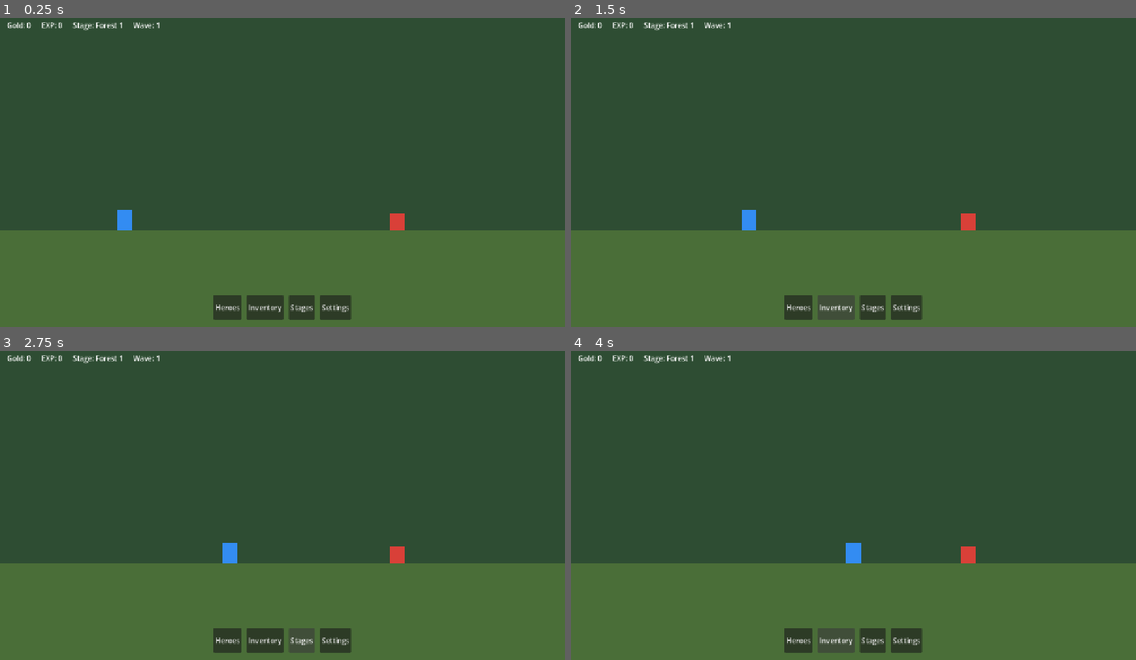
Above: before the commit, frames 1-4 (two rows, left to right).
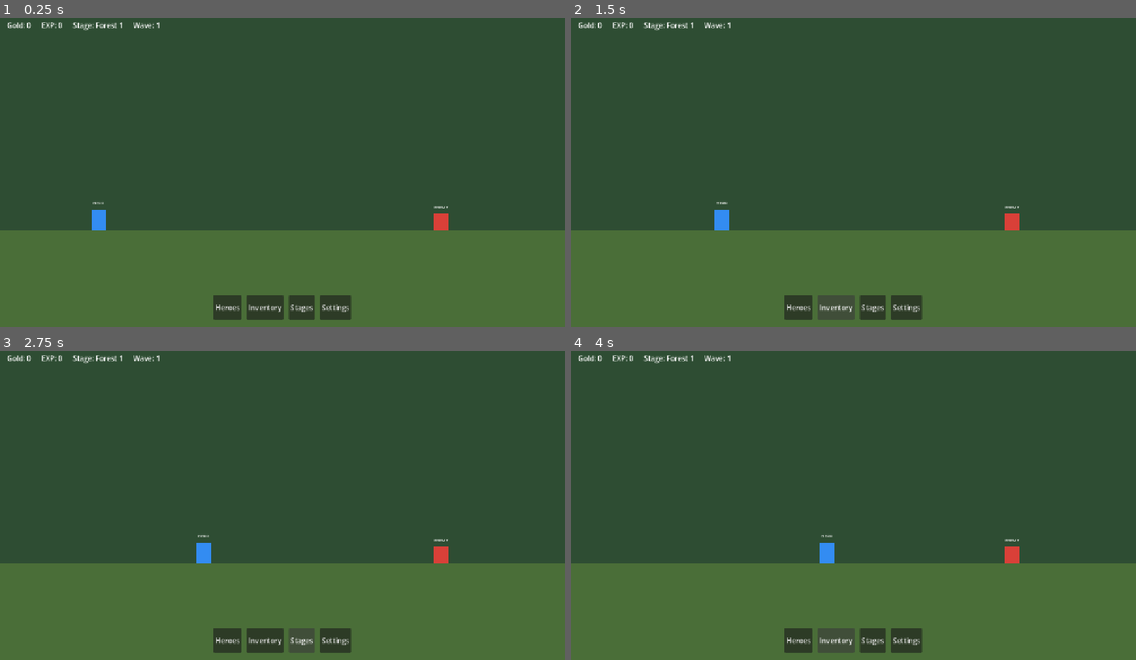
Above: after the commit, the same moments.

Repository: lndavid1/game
Game: Godot game, scene res://scenes/main/Main.tscn
Two runs of this game, one before a commit and one after it. Both use one fixed random seed, a clock stepped at 60 frames per second and the inputs below.
Inputs:
- Up to frame 1 (0.25 s): no input
- Up to frame 2 (1.5 s): click "Heroes" at 0.5 s; click "Inventory" at 1.25 s
- Up to frame 3 (2.75 s): click "Stages" at 2 s
- Up to frame 4 (4 s): click "Heroes" at 2.75 s; click "Inventory" at 3.5 s

The runs differ from the first frame. In frame 1, 0.7% of the frame differs, in the area x 16-80%, y 59-69%; in frame 2, 0.7%; in frame 3, 0.7%; in frame 4, 0.7%, in the area x 44-80%, y 59-69%.

Commit message:
feat: implement CharacterBase, HeroCharacter AI, EnemyCharacter, test scenes, GameWorld auto battle prototype

Diff:
--- a/project.godot
+++ b/project.godot
@@ -1,13 +1,22 @@
 ; Engine configuration file.
-; This file is read by Godot 4.
+; It's best edited using the editor UI and not directly,
+; since the parameters that go here are not all obvious.
+;
+; Format:
+;   [section] ; section goes between []
+;   param=value ; assign values to parameters
 
 config_version=5
+
+[animation]
+
+compatibility/default_parent_skeleton_in_mesh_instance_3d=true
 
 [application]
 
 config/name="Idle RPG Auto Battle"
 run/main_scene="res://scenes/main/Main.tscn"
-config/features=PackedStringArray("4.2", "Forward Plus")
+config/features=PackedStringArray("4.6", "Forward Plus")
 
 [autoload]
 
--- /dev/null
+++ b/scenes/characters/Hero.tscn
@@ -0,0 +1,40 @@
+; Godot 4 scene file.
+; Hero test scene using HeroCharacter (scripts/characters/Hero.gd).
+; Stats are set as Inspector exports on the root node.
+; No enemy_id needed — HeroCharacter loads stats from Inspector values.
+
+[gd_scene load_steps=3 format=3 uid="uid://hero_character_test"]
+
+[ext_resource type="Script" path="res://scripts/characters/Hero.gd" id="1_hero_character_script"]
+
+[sub_resource type="RectangleShape2D" id="RectangleShape2D_hero_char"]
+size = Vector2(32, 44)
+
+[node name="Hero" type="CharacterBody2D"]
+script = ExtResource("1_hero_character_script")
+display_name = "Warrior"
+max_hp = 100
+atk = 15
+def = 3
+move_speed = 80.0
+attack_range = 45.0
+attack_cooldown = 1.0
+
+[node name="Body" type="ColorRect" parent="."]
+offset_left = -16.0
+offset_top = -44.0
+offset_right = 16.0
+offset_bottom = 0.0
+color = Color(0.2, 0.52, 0.95, 1)
+
+[node name="Label" type="Label" parent="."]
+offset_left = -24.0
+offset_top = -64.0
+offset_right = 24.0
+offset_bottom = -46.0
+text = "HERO"
+horizontal_alignment = 1
+theme_override_font_sizes/font_size = 9
+
+[node name="CollisionShape2D" type="CollisionShape2D" parent="."]
+shape = SubResource("RectangleShape2D_hero_char")
--- /dev/null
+++ b/scenes/enemies/Enemy.tscn
@@ -0,0 +1,40 @@
+; Godot 4 scene file.
+; Enemy test scene using EnemyCharacter (scripts/enemies/Enemy.gd).
+; enemy_id is left empty so stats come directly from Inspector exports,
+; not from DataManager — making this scene self-contained for testing.
+
+[gd_scene load_steps=3 format=3 uid="uid://enemy_character_test"]
+
+[ext_resource type="Script" path="res://scripts/enemies/Enemy.gd" id="1_enemy_character_script"]
+
+[sub_resource type="RectangleShape2D" id="RectangleShape2D_enemy_char"]
+size = Vector2(30, 36)
+
+[node name="Enemy" type="CharacterBody2D"]
+script = ExtResource("1_enemy_character_script")
+display_name = "Slime"
+max_hp = 50
+atk = 5
+def = 1
+move_speed = 40.0
+attack_range = 35.0
+attack_cooldown = 1.5
+
+[node name="Body" type="ColorRect" parent="."]
+offset_left = -15.0
+offset_top = -36.0
+offset_right = 15.0
+offset_bottom = 0.0
+color = Color(0.85, 0.25, 0.2, 1)
+
+[node name="Label" type="Label" parent="."]
+offset_left = -24.0
+offset_top = -56.0
+offset_right = 24.0
+offset_bottom = -38.0
+text = "ENEMY"
+horizontal_alignment = 1
+theme_override_font_sizes/font_size = 9
+
+[node name="CollisionShape2D" type="CollisionShape2D" parent="."]
+shape = SubResource("RectangleShape2D_enemy_char")
--- a/scenes/main/GameWorld.tscn
+++ b/scenes/main/GameWorld.tscn
@@ -1,7 +1,8 @@
-[gd_scene load_steps=5 format=3 uid="uid://game_world_starter"]
+[gd_scene load_steps=7 format=3 uid="uid://game_world_starter"]
 
-[ext_resource type="Script" path="res://scripts/characters/Hero.gd" id="1_hero_script"]
-[ext_resource type="Script" path="res://scripts/enemies/Enemy.gd" id="2_enemy_script"]
+[ext_resource type="Script" path="res://scripts/core/GameWorld.gd" id="1_game_world_script"]
+[ext_resource type="Script" path="res://scripts/characters/Hero.gd" id="2_hero_script"]
+[ext_resource type="Script" path="res://scripts/enemies/Enemy.gd" id="3_enemy_script"]
 
 [sub_resource type="RectangleShape2D" id="RectangleShape2D_hero"]
 size = Vector2(34, 46)
@@ -10,6 +11,7 @@
 size = Vector2(34, 38)
 
 [node name="GameWorld" type="Node2D"]
+script = ExtResource("1_game_world_script")
 
 [node name="Battlefield" type="Node2D" parent="."]
 
@@ -28,17 +30,16 @@
 [node name="SpawnPoints" type="Node2D" parent="."]
 
 [node name="HeroSpawn" type="Marker2D" parent="SpawnPoints"]
-position = Vector2(260, 500)
+position = Vector2(200, 500)
 
 [node name="EnemySpawn" type="Marker2D" parent="SpawnPoints"]
-position = Vector2(900, 500)
+position = Vector2(1000, 500)
 
 [node name="Heroes" type="Node2D" parent="."]
 
-[node name="PrototypeHero" type="CharacterBody2D" parent="Heroes" groups=["heroes"]]
-position = Vector2(260, 500)
-script = ExtResource("1_hero_script")
-character_id = "warrior"
+[node name="PrototypeHero" type="CharacterBody2D" parent="Heroes"]
+position = Vector2(200, 500)
+script = ExtResource("2_hero_script")
 display_name = "Warrior"
 max_hp = 120
 atk = 18
@@ -54,15 +55,23 @@
 offset_bottom = 0.0
 color = Color(0.2, 0.55, 0.95, 1)
 
+[node name="Label" type="Label" parent="Heroes/PrototypeHero"]
+offset_left = -28.0
+offset_top = -68.0
+offset_right = 28.0
+offset_bottom = -50.0
+text = "HERO"
+horizontal_alignment = 1
+theme_override_font_sizes/font_size = 9
+
 [node name="CollisionShape2D" type="CollisionShape2D" parent="Heroes/PrototypeHero"]
 shape = SubResource("RectangleShape2D_hero")
 
 [node name="Enemies" type="Node2D" parent="."]
 
-[node name="PrototypeEnemy" type="CharacterBody2D" parent="Enemies" groups=["enemies"]]
-position = Vector2(900, 500)
-script = ExtResource("2_enemy_script")
-character_id = "slime"
+[node name="PrototypeEnemy" type="CharacterBody2D" parent="Enemies"]
+position = Vector2(1000, 500)
+script = ExtResource("3_enemy_script")
 display_name = "Slime"
 max_hp = 55
 atk = 5
@@ -78,6 +87,15 @@
 offset_bottom = 0.0
 color = Color(0.85, 0.25, 0.22, 1)
 
+[node name="Label" type="Label" parent="Enemies/PrototypeEnemy"]
+offset_left = -28.0
+offset_top = -58.0
+offset_right = 28.0
+offset_bottom = -40.0
+text = "ENEMY"
+horizontal_alignment = 1
+theme_override_font_sizes/font_size = 9
+
 [node name="CollisionShape2D" type="CollisionShape2D" parent="Enemies/PrototypeEnemy"]
 shape = SubResource("RectangleShape2D_enemy")
 
--- a/scripts/characters/Hero.gd
+++ b/scripts/characters/Hero.gd
@@ -1,61 +1,151 @@
 extends CharacterBase
 class_name HeroCharacter
 
-## Hero-specific character skeleton.
-## Later this will load hero data, search for enemies, and run simple auto-battle AI.
+## Hero auto-battle AI.
+## Finds the nearest enemy, moves toward it, and attacks when in range.
+## Cooldown is managed by CharacterBase via can_attack + _attack_timer.
+## AI logic runs every physics frame via _physics_process -> update_ai.
+
+# ---------------------------------------------------------------------------
+# Built-in callbacks
+# ---------------------------------------------------------------------------
+
+func _ready() -> void:
+	# Register this hero so enemies and other systems can find it.
+	add_to_group("heroes")
+
+	# CharacterBase._ready() sets current_hp = max_hp.
+	# Call super() so that initialization still runs.
+	super()
+
+	print("[HeroCharacter] spawned: %s  HP:%d  ATK:%d  DEF:%d  SPD:%.0f" % [
+		display_name, max_hp, atk, def, move_speed
+	])
 
 
 func _physics_process(delta: float) -> void:
-	update_attack_cooldown(delta)
-	update_ai()
+	# Run the full AI loop every physics frame.
+	# delta is passed in so subclasses or future systems can use it.
+	update_ai(delta)
 
 
-func find_nearest_enemy() -> CharacterBase:
-	var nearest_enemy: CharacterBase = null
-	var nearest_distance := INF
+# ---------------------------------------------------------------------------
+# AI loop
+# ---------------------------------------------------------------------------
 
-	for enemy in get_tree().get_nodes_in_group("enemies"):
-		if not (enemy is CharacterBase):
-			continue
+func update_ai(delta: float) -> void:
+	## Main AI entry point, called every physics frame.
+	## Order: guard -> find target -> move -> attack.
 
-		var enemy_character := enemy as CharacterBase
-		if enemy_character.is_dead:
-			continue
+	# Do nothing if already dead.
+	if is_dead:
+		return
 
-		var distance := global_position.distance_to(enemy_character.global_position)
-		if distance < nearest_distance:
-			nearest_distance = distance
-			nearest_enemy = enemy_character
+	# Find the closest living enemy.
+	var target := find_nearest_enemy()
 
-	return nearest_enemy
-
-
-func move_to_target(target: CharacterBase) -> void:
+	# No enemies left — stop moving and wait.
 	if target == null:
 		velocity = Vector2.ZERO
 		move_and_slide()
 		return
 
-	var distance := global_position.distance_to(target.global_position)
-	if distance <= attack_range:
+	# Move toward the target (stops itself when close enough).
+	move_to_target(target)
+
+	# Try to attack if within range and cooldown is ready.
+	try_attack(target)
+
+
+# ---------------------------------------------------------------------------
+# Target finding
+# ---------------------------------------------------------------------------
+
+func find_nearest_enemy() -> Node2D:
+	## Scans the "enemies" group and returns the closest living Node2D.
+	## Returns null if no valid target exists.
+
+	var nearest: Node2D = null
+	var nearest_dist := INF
+
+	for node in get_tree().get_nodes_in_group("enemies"):
+		# Skip anything that is not a 2D node.
+		if not node is Node2D:
+			continue
+
+		# Skip enemies that are already dead.
+		if "is_dead" in node and node.is_dead:
+			continue
+
+		# Skip nodes that have been freed but not yet removed from the group.
+		if not is_instance_valid(node):
+			continue
+
+		var dist := global_position.distance_to((node as Node2D).global_position)
+		if dist < nearest_dist:
+			nearest_dist = dist
+			nearest = node as Node2D
+
+	return nearest
+
+
+# ---------------------------------------------------------------------------
+# Movement
+# ---------------------------------------------------------------------------
+
+func move_to_target(target: Node2D) -> void:
+	## Move toward target until within attack_range, then stop.
+	## Always calls move_and_slide() so physics stays in sync.
+
+	var dist := global_position.distance_to(target.global_position)
+
+	if dist <= attack_range:
+		# Already in range — stand still.
 		velocity = Vector2.ZERO
 	else:
+		# Walk toward the target at move_speed pixels per second.
 		var direction := global_position.direction_to(target.global_position)
 		velocity = direction * move_speed
 
 	move_and_slide()
 
 
-func update_ai() -> void:
+# ---------------------------------------------------------------------------
+# Attacking
+# ---------------------------------------------------------------------------
+
+func try_attack(target: Node2D) -> void:
+	## Attack the target if all conditions are met.
+	## Cooldown is handled by CharacterBase (can_attack flag + _attack_timer).
+	##
+	## NOTE on cooldown design:
+	##   Using "await get_tree().create_timer(attack_cooldown).timeout" is a
+	##   valid GDScript pattern, but it conflicts with CharacterBase's
+	##   _tick_attack_cooldown which runs every _process frame. That function
+	##   would immediately reset can_attack to true on the next frame whenever
+	##   _attack_timer is 0, causing the await guard to be bypassed.
+	##   CharacterBase's timer system is used here because it is already in
+	##   place and works correctly inside _physics_process without coroutines.
+
+	# Guard: hero must be alive.
 	if is_dead:
 		return
 
-	var target := find_nearest_enemy()
-	if target == null:
-		velocity = Vector2.ZERO
-		move_and_slide()
+	# Guard: target must still be valid and alive.
+	if target == null or not is_instance_valid(target):
+		return
+	if "is_dead" in target and target.is_dead:
 		return
 
-	move_to_target(target)
-	if global_position.distance_to(target.global_position) <= attack_range:
-		attack_target(target)
+	# Guard: must be within melee/ranged reach.
+	var dist := global_position.distance_to(target.global_position)
+	if dist > attack_range:
+		return
+
+	# Guard: cooldown must have expired (set in CharacterBase.attack_target).
+	if not can_attack:
+		return
+
+	# Everything checks out — delegate to CharacterBase to deal damage
+	# and start the attack cooldown (sets can_attack = false, _attack_timer).
+	attack_target(target)
--- a/scripts/combat/CharacterBase.gd
+++ b/scripts/combat/CharacterBase.gd
@@ -2,7 +2,12 @@
 class_name CharacterBase
 
 ## Shared base class for heroes and enemies.
-## Later this will handle common movement, damage, attack timing, and death behavior.
+## Handles stats, damage calculation, attacking, and death.
+## Hero AI and Enemy AI are NOT implemented here — those go in subclasses.
+
+# ---------------------------------------------------------------------------
+# Exported stats — can be set in the Godot Inspector or via setup_from_data().
+# ---------------------------------------------------------------------------
 
 @export var character_id: String = ""
 @export var display_name: String = ""
@@ -13,61 +18,124 @@
 @export var attack_range: float = 32.0
 @export var attack_cooldown: float = 1.0
 
+# ---------------------------------------------------------------------------
+# Runtime state — these change during gameplay.
+# ---------------------------------------------------------------------------
+
 var current_hp: int = 1
 var is_dead: bool = false
+var can_attack: bool = true   # Set to false while on attack cooldown.
 var _attack_timer: float = 0.0
 
 
+# ---------------------------------------------------------------------------
+# Built-in callbacks
+# ---------------------------------------------------------------------------
+
 func _ready() -> void:
+	# Start with full HP when the node enters the scene.
 	current_hp = max_hp
 
 
+func _process(delta: float) -> void:
+	# Count down the attack cooldown timer every frame.
+	_tick_attack_cooldown(delta)
+
+
+# ---------------------------------------------------------------------------
+# Data loading
+# ---------------------------------------------------------------------------
+
 func setup_from_data(data: Dictionary) -> void:
-	# Reads common stat fields from JSON-style data.
-	character_id = data.get("id", character_id)
-	display_name = data.get("name", display_name)
-	max_hp = int(data.get("base_hp", max_hp))
-	atk = int(data.get("base_atk", atk))
-	def = int(data.get("base_def", def))
-	move_speed = float(data.get("move_speed", move_speed))
-	attack_range = float(data.get("attack_range", attack_range))
+	## Load stats from a JSON-style Dictionary (from DataManager).
+	## Field names match heroes.json and enemies.json.
+	character_id    = data.get("id",               character_id)
+	display_name    = data.get("display_name",     display_name)
+	max_hp          = int(data.get("max_hp",        max_hp))
+	atk             = int(data.get("attack",        atk))
+	def             = int(data.get("defense",       def))
+	move_speed      = float(data.get("move_speed",  move_speed))
+	attack_range    = float(data.get("attack_range", attack_range))
 	attack_cooldown = float(data.get("attack_cooldown", attack_cooldown))
-	current_hp = max_hp
+	current_hp      = max_hp
+
+
+# ---------------------------------------------------------------------------
+# Combat functions
+# ---------------------------------------------------------------------------
+
+func calculate_damage(raw_damage: int) -> int:
+	## Subtract DEF from incoming damage, with a minimum of 1.
+	## Raw damage is the attacker's ATK value.
+	return maxi(raw_damage - def, 1)
 
 
 func take_damage(amount: int) -> void:
+	## Receive damage from an attack.
+	## Amount is the raw ATK of the attacker — DEF is applied here.
 	if is_dead:
 		return
 
-	var final_damage := maxi(amount - def, 1)
+	var final_damage := calculate_damage(amount)
 	current_hp = maxi(current_hp - final_damage, 0)
-	print("%s took %d damage. HP: %d/%d" % [display_name, final_damage, current_hp, max_hp])
+
+	print("[%s] took %d damage (raw: %d, def: %d). HP: %d / %d" % [
+		display_name, final_damage, amount, def, current_hp, max_hp
+	])
 
 	if current_hp <= 0:
 		die()
 
 
+func attack_target(target: Node) -> void:
+	## Attack another character node.
+	## Uses has_method() so this works safely with any Node subclass.
+	if is_dead:
+		return
+	if target == null:
+		return
+	if not can_attack:
+		return
+	if not target.has_method("take_damage"):
+		push_warning("[%s] attack_target: target has no take_damage method." % display_name)
+		return
+
+	# Check if the target is already dead (if it has is_dead property).
+	if "is_dead" in target and target.is_dead:
+		return
+
+	print("[%s] attacks [%s] for %d ATK." % [display_name, target.name, atk])
+	target.take_damage(atk)
+
+	# Start cooldown.
+	can_attack = false
+	_attack_timer = attack_cooldown
+
+
 func die() -> void:
+	## Mark this character as dead and remove it from the scene safely.
 	if is_dead:
 		return
 
 	is_dead = true
+	can_attack = false
 	velocity = Vector2.ZERO
-	print("%s died." % display_name)
+
+	print("[%s] has died." % display_name)
+
+	# queue_free() safely removes the node at the end of the current frame.
 	queue_free()
 
 
-func attack_target(target: CharacterBase) -> void:
-	if is_dead or target == null or target.is_dead:
-		return
-	if _attack_timer > 0.0:
+# ---------------------------------------------------------------------------
+# Internal helpers
+# ---------------------------------------------------------------------------
+
+func _tick_attack_cooldown(delta: float) -> void:
+	## Counts down the attack timer. Sets can_attack = true when ready.
+	if can_attack:
 		return
 
-	print("%s attacks %s." % [display_name, target.display_name])
-	target.take_damage(atk)
-	_attack_timer = attack_cooldown
-
-
-func update_attack_cooldown(delta: float) -> void:
-	if _attack_timer > 0.0:
-		_attack_timer = max(_attack_timer - delta, 0.0)
+	_attack_timer = maxf(_attack_timer - delta, 0.0)
+	if _attack_timer <= 0.0:
+		can_attack = true
--- /dev/null
+++ b/scripts/core/GameWorld.gd
@@ -0,0 +1,29 @@
+extends Node2D
+class_name GameWorld
+
+## Prototype auto-battle test.
+## Spawns one Hero and one Enemy from the scene tree.
+## Hero AI runs automatically via HeroCharacter._physics_process.
+## No wave system, no rewards UI — this is a minimal gameplay proof of concept.
+
+# References to the container nodes defined in GameWorld.tscn.
+@onready var heroes_root: Node2D = $Heroes
+@onready var enemies_root: Node2D = $Enemies
+
+
+func _ready() -> void:
+	print("--- [GameWorld] Auto Battle Test Started ---")
+	print("[GameWorld] Heroes in scene:  %d" % heroes_root.get_child_count())
+	print("[GameWorld] Enemies in scene: %d" % enemies_root.get_child_count())
+
+	# Listen for enemy defeat so we can log the reward drop.
+	# The reward system (gold/EXP) will be wired here in a later step.
+	GameEvents.enemy_defeated.connect(_on_enemy_defeated)
+
+
+func _on_enemy_defeated(enemy_id: String, gold_reward: int, exp_reward: int) -> void:
+	## Called when any EnemyCharacter dies and emits the defeated signal.
+	print("[GameWorld] Enemy defeated: id=%s  gold=%d  exp=%d" % [
+		enemy_id, gold_reward, exp_reward
+	])
+	print("[GameWorld] (Rewards not yet wired to game state — wave system next.)")
--- a/scripts/enemies/Enemy.gd
+++ b/scripts/enemies/Enemy.gd
@@ -1,30 +1,128 @@
 extends CharacterBase
 class_name EnemyCharacter
 
-## Enemy-specific character skeleton.
-## Later this will load enemy data, search for heroes, and run simple auto-battle AI.
+## Basic enemy behavior.
+## Receives damage from heroes, dies when HP reaches zero, emits defeat signal.
+## Movement and AI will be added in a later step.
+
+# ---------------------------------------------------------------------------
+# Enemy-only data (not in CharacterBase because heroes don't have these).
+# ---------------------------------------------------------------------------
+
+## The JSON key used to look up this enemy in DataManager.
+@export var enemy_id: String = ""
+
+## Gold and EXP given to the player when this enemy is defeated.
+var gold_reward: int = 0
+var exp_reward: int = 0
 
 
-func find_nearest_hero() -> CharacterBase:
-	var nearest_hero: CharacterBase = null
-	var nearest_distance := INF
+# ---------------------------------------------------------------------------
+# Built-in callbacks
+# ---------------------------------------------------------------------------
 
-	for hero in get_tree().get_nodes_in_group("heroes"):
-		if not (hero is CharacterBase):
+func _ready() -> void:
+	# Register in the "enemies" group so heroes can find this node.
+	add_to_group("enemies")
+
+	# CharacterBase._ready() sets current_hp = max_hp.
+	super()
+
+	# Load stats from DataManager if enemy_id is set.
+	# This overwrites the Inspector defaults with JSON balance values.
+	if enemy_id != "":
+		var data := DataManager.get_enemy(enemy_id)
+		if not data.is_empty():
+			_load_from_data(data)
+		else:
+			push_warning("[EnemyCharacter] No data found for enemy_id: %s" % enemy_id)
+
+	print("[EnemyCharacter] spawned: %s  HP:%d  ATK:%d  DEF:%d  Gold:%d  EXP:%d" % [
+		display_name, max_hp, atk, def, gold_reward, exp_reward
+	])
+
+
+# ---------------------------------------------------------------------------
+# Data loading
+# ---------------------------------------------------------------------------
+
+func _load_from_data(data: Dictionary) -> void:
+	## Load stats from enemies.json via DataManager.
+	## Calls CharacterBase.setup_from_data() for shared fields,
+	## then reads enemy-only fields (gold_reward, exp_reward).
+
+	# Shared stats: id, display_name, max_hp, attack, move_speed, etc.
+	setup_from_data(data)
+
+	# Enemy-only reward values.
+	gold_reward = int(data.get("gold_reward", gold_reward))
+	exp_reward  = int(data.get("exp_reward",  exp_reward))
+
+
+# ---------------------------------------------------------------------------
+# Death — override to emit the defeat signal before removing the node.
+# ---------------------------------------------------------------------------
+
+func die() -> void:
+	## Called when HP reaches zero (from CharacterBase.take_damage).
+	## Emits GameEvents.enemy_defeated so the reward system can respond.
+	## Then calls super() which sets is_dead = true and calls queue_free().
+
+	# Guard: prevent double-death (CharacterBase.die() also checks, but
+	# we check here too so the signal is never emitted twice).
+	if is_dead:
+		return
+
+	print("[EnemyCharacter] %s defeated! Dropping %d gold and %d EXP." % [
+		display_name, gold_reward, exp_reward
+	])
+
+	# Notify other systems (gold, EXP, wave tracker, etc.).
+	GameEvents.enemy_defeated.emit(enemy_id, gold_reward, exp_reward)
+
+	# Let CharacterBase handle is_dead = true, velocity reset, queue_free().
+	super()
+
+
+# ---------------------------------------------------------------------------
+# Target finding — kept here for when enemy AI is added later.
+# ---------------------------------------------------------------------------
+
+func find_nearest_hero() -> Node2D:
+	## Scans the "heroes" group and returns the closest living Node2D.
+	## Returns null if no valid hero exists.
+	## Not called yet — enemy AI is not implemented in this step.
+
+	var nearest: Node2D = null
+	var nearest_dist := INF
+
+	for node in get_tree().get_nodes_in_group("heroes"):
+		# Skip anything that is not a 2D node.
+		if not node is Node2D:
 			continue
 
-		var hero_character := hero as CharacterBase
-		if hero_character.is_dead:
+		# Skip heroes that are already dead.
+		if "is_dead" in node and node.is_dead:
 			continue
 
-		var distance := global_position.distance_to(hero_character.global_position)
-		if distance < nearest_distance:
-			nearest_distance = distance
-			nearest_hero = hero_character
+		# Skip nodes freed but not yet removed from the group.
+		if not is_instance_valid(node):
+			continue
 
-	return nearest_hero
+		var dist := global_position.distance_to((node as Node2D).global_position)
+		if dist < nearest_dist:
+			nearest_dist = dist
+			nearest = node as Node2D
+
+	return nearest
 
 
+# ---------------------------------------------------------------------------
+# AI stub — movement and attack-back behavior comes in a later step.
+# ---------------------------------------------------------------------------
+
 func update_ai() -> void:
-	# Enemy AI will be added after the first hero attack loop is stable.
+	## Enemy AI placeholder.
+	## Will be implemented after the hero attack loop is stable.
+	## When ready: find nearest hero, move toward it, attack when in range.
 	pass
Not shown, added: scripts/actors/Actor.gd.uid
Not shown, added: scripts/actors/Enemy.gd.uid
Not shown, added: scripts/actors/Hero.gd.uid
Not shown, added: scripts/autoload/DataManager.gd.uid
Not shown, added: scripts/autoload/GameEvents.gd.uid
Not shown, added: scripts/battle/BattleController.gd.uid
Not shown, added: scripts/characters/Hero.gd.uid
Not shown, added: scripts/combat/CharacterBase.gd.uid
Not shown, added: scripts/core/DataManager.gd.uid
Not shown, added: scripts/core/GameManager.gd.uid
Not shown, added: scripts/core/GameState.gd.uid
Not shown, added: scripts/core/GameWorld.gd.uid
(and 8 more such lines)
